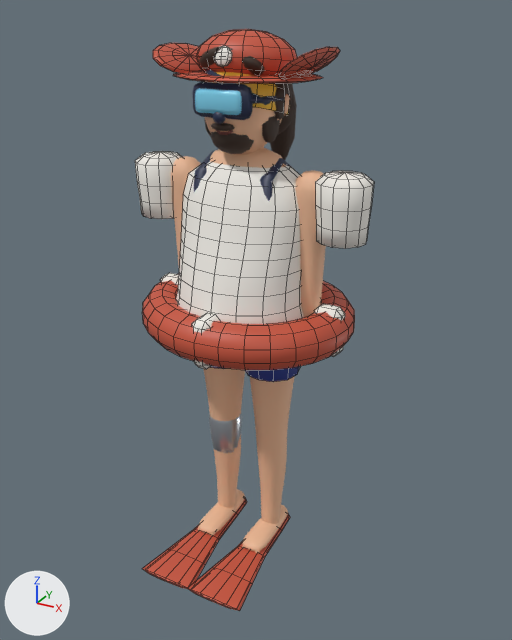
Before and after pictures for a commit that changed the Blender file Blender/Diver.blend.
Before and after are seen from a camera (50 mm lens) standing at (1.138, -2.006, 1.012) and looking at (0.049, -0.027, 0.022). The lights are fixed; the arrows at lower left show +X, +Y and +Z. The first picture is the older version. Both versions are drawn at full value of the shape key 'Fat' of 'Gear_Shirt'; the numbers are the values there. Mesh edges are drawn as thin lines on the coarser meshes.

The scene before the commit, as lines of its bpy script (objects in view):
```python
me_gear_piratehat = bpy.data.meshes.new('Gear_PirateHat')
me_gear_piratehat.from_pydata(...)  # 394 vertices, 456 faces; spans x -0.274..0.274, y -0.185..0.185, z 0.785..0.955
me_gear_piratehat.polygons.foreach_set('use_smooth', [True] * 456)
# faces by material slot: [416, 40]
me_gear_piratehat.materials.append(mat_accent)  # red #c8553d
me_gear_piratehat.materials.append(mat_shirt)  # white #f4f1ea
me_gear_shirt = bpy.data.meshes.new('Gear_Shirt')
me_gear_shirt.from_pydata(...)  # 362 vertices, 382 faces; spans x -0.431..0.431, y -0.253..0.211, z -0.07..0.58
me_gear_shirt.polygons.foreach_set('use_smooth', [True] * 382)
me_gear_shirt.materials.append(mat_shirt)  # white #f4f1ea
me_gear_swimring = bpy.data.meshes.new('Gear_SwimRing')
me_gear_swimring.from_pydata(...)  # 376 vertices, 384 faces; spans x -0.381..0.381, y -0.338..0.338, z -0.055..0.115
me_gear_swimring.polygons.foreach_set('use_smooth', [True] * 384)
# faces by material slot: [280, 104]
me_gear_swimring.materials.append(mat_accent)  # red #c8553d
me_gear_swimring.materials.append(mat_shirt)  # white #f4f1ea
ob_gear_piratehat = bpy.data.objects.new('Gear_PirateHat', me_gear_piratehat)
ob_gear_piratehat.location = (0.0, 0.0, 0.0)
ob_gear_shirt = bpy.data.objects.new('Gear_Shirt', me_gear_shirt)
ob_gear_shirt.location = (0.0, 0.0, 0.0)
ob_gear_swimring = bpy.data.objects.new('Gear_SwimRing', me_gear_swimring)
ob_gear_swimring.location = (0.0, 0.0, 0.0)
# also in view: 'Gear_Tank_Mask_Fins' at (0.0, -0.165, -0.876); 'Gear_Tank' at (0.0, 0.062, 0.266); 'NoGear_Blade' at (-0.1, -0.034, -0.628); 'Gear_Beard' at (0.0, -0.071, 0.674); 'Gear_Blade' at (-0.1, -0.048, -0.625)
```
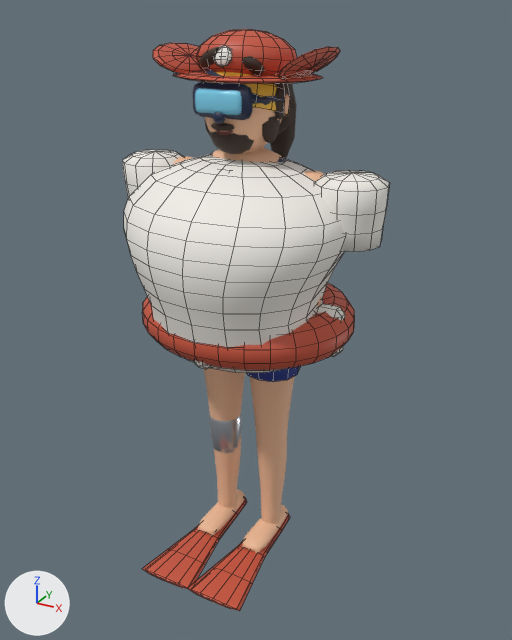
Diff of the bpy script that builds the scene:
```diff
--- a/Blender/Diver.blend.py
+++ b/Blender/Diver.blend.py
@@ me_gear_shirt @@
 # used by ob_gear_shirt; location = (0.0, 0.0, 0.0)
-me_gear_shirt.from_pydata(...)  # 362 vertices, 382 faces; spans x -0.431..0.431, y -0.253..0.211, z -0.07..0.58
+me_gear_shirt.from_pydata(...)  # 362 vertices, 382 faces; spans x -0.479..0.479, y -0.385..0.241, z -0.07..0.58
+# me_gear_shirt part 1: the loose piece of 62 vertices spanning x 0.251..0.431, y -0.087..0.087, z 0.345..0.56 is scaled about its middle by (1.28, 1.28, 1), then moved by (0.024, 0.0, 0.0)
+# me_gear_shirt part 2: the loose piece of 62 vertices spanning x -0.431..-0.251, y -0.087..0.087, z 0.345..0.56 is scaled about its middle by (1.28, 1.28, 1), then moved by (-0.024, 0.0, 0.0)
+# me_gear_shirt part 3: 238 of 362 vertices moved; they spanned x -0.25..0.25, y -0.253..0.211, z -0.07..0.58 and now span x -0.391..0.391, y -0.385..0.241, z -0.07..0.58; mean shift (0.0, -0.047, 0.0); largest move (0.0, -0.174, 0.34) -> (0.0, -0.379, 0.34)
 me_gear_shirt.materials.append(mat_shirt)
```

Location of each change, [x1, y1, x2, y2] in pixels of the pictures (512 x 640 px; the box of a moved part takes in the faces that stretch with it):
'Gear_Shirt', reshaped
    before: [135, 151, 374, 324]
    after: [122, 150, 390, 373]
part 1 of me_gear_shirt, moved or reshaped
    before: [315, 171, 374, 248]
    after: [314, 170, 390, 252]
part 2 of me_gear_shirt, moved or reshaped
    before: [135, 151, 182, 219]
    after: [122, 150, 184, 197]
part 3 of me_gear_shirt, moved or reshaped
    before: [176, 162, 304, 324]
    after: [124, 154, 345, 373]
